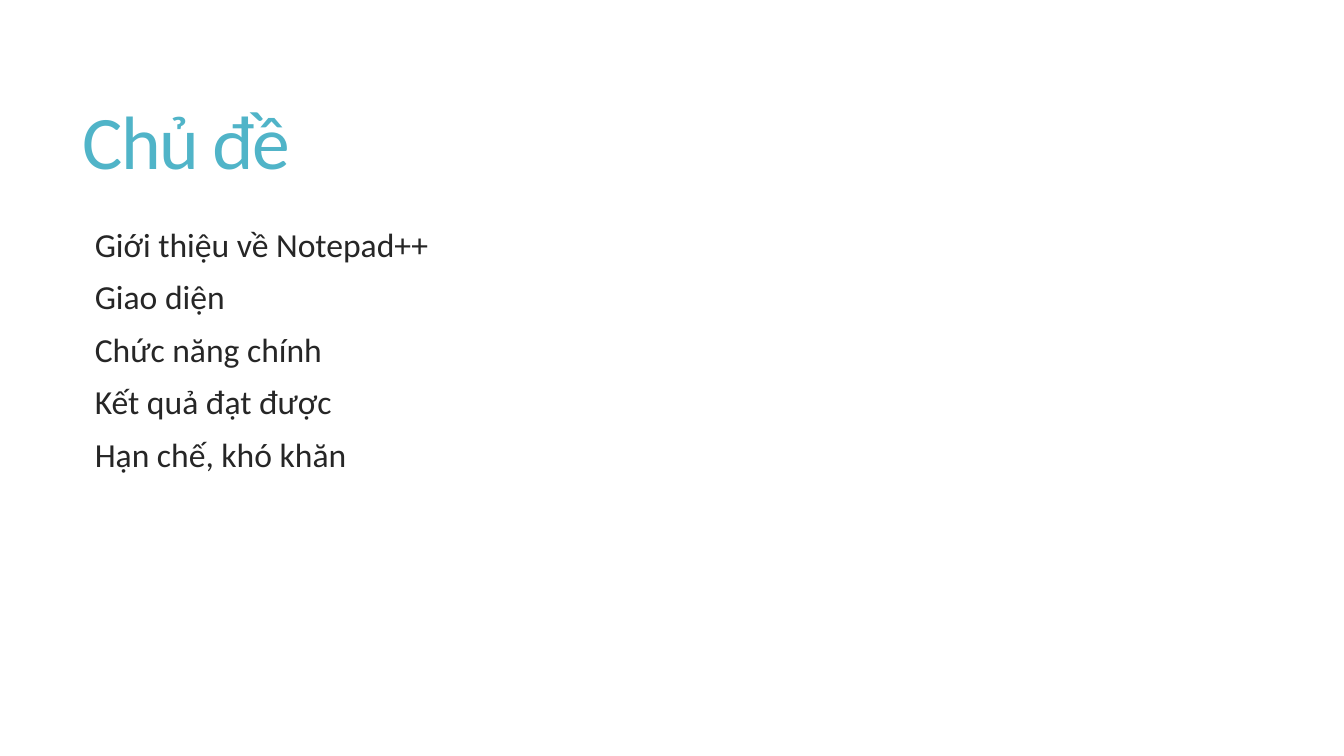
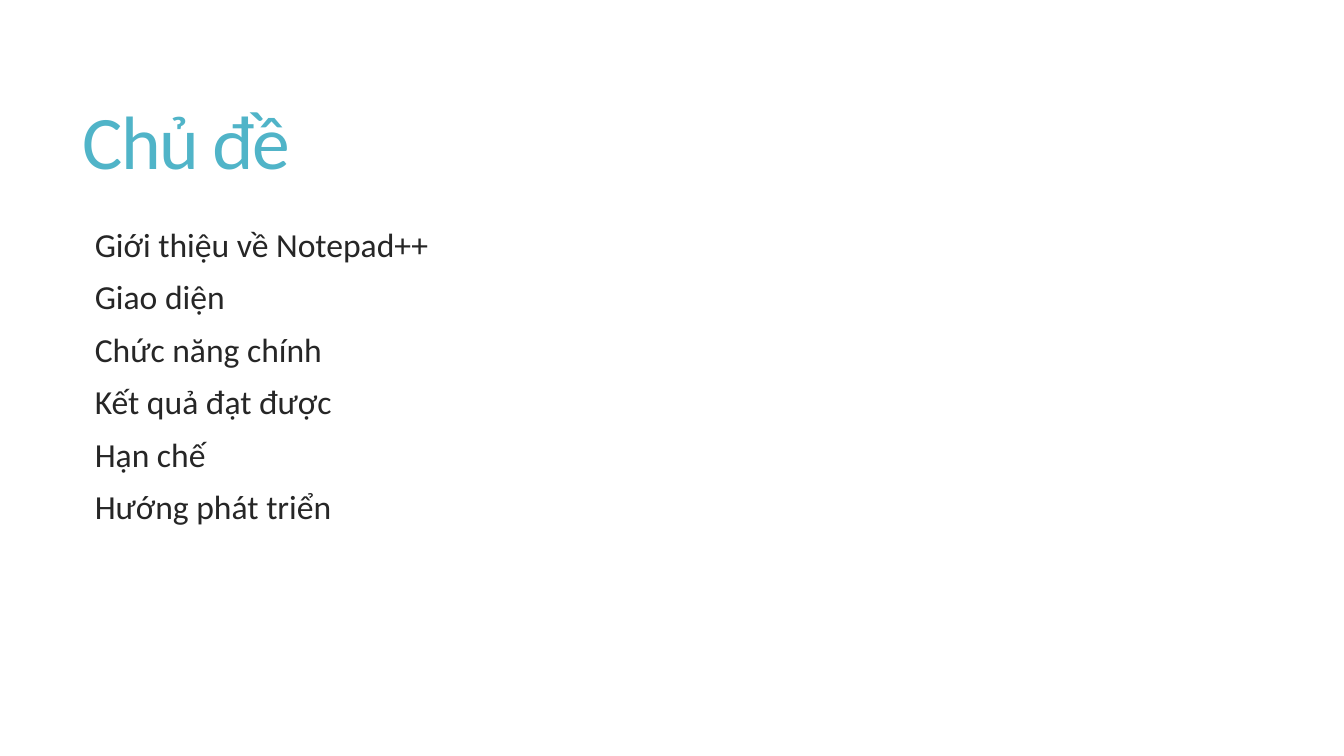
Before and after one commit to izzeroone/SNotepad-, a slide deck: slide 2 of Bao cao do an.pptx. Drawn at 1344x756 pixels with LibreOffice and Linux fonts; fonts in the diff are those of the drawing. Boxes give left, top, right and bottom in pixels: in the first picture for what was removed or moved away, otherwise in the second. Text is boxed around its words. In the diff, an @@ line names an element or a change of style, - is before the commit and + after.

```diff
--- a/Bao cao do an.pptx
+++ b/Bao cao do an.pptx
@@ text at bbox=[95, 441, 331, 525]: text changed @@
-  Hạn chế, khó khăn
+  Hạn chế
+  Hướng phát triển
```
Also in this commit, not shown: 4 other slides changed, 2 other files.
